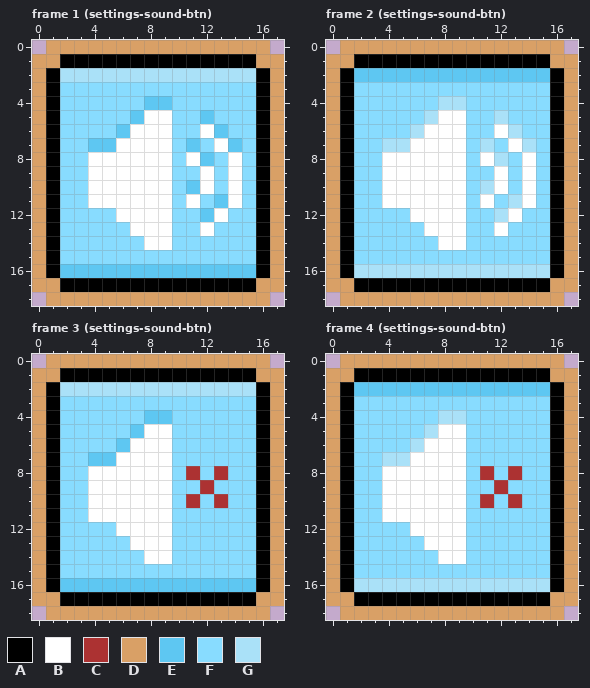
Two versions of one pixel-art file, src/UI/Settings/settings-buttons.aseprite. Above: the version before the commit.
18x19 pixels, 12 frames. Shown: frame 1 (settings-sound-btn), frame 2 (settings-sound-btn), frame 3 (settings-sound-btn), frame 4 (settings-sound-btn). The commit also changed other frames, which this record leaves out.
Palette (. is transparent): A #000000  B #ffffff  C #ac3232  D #d9a066  E #5ec7f2  F #88dcff  G #aae1f8
After the commit:
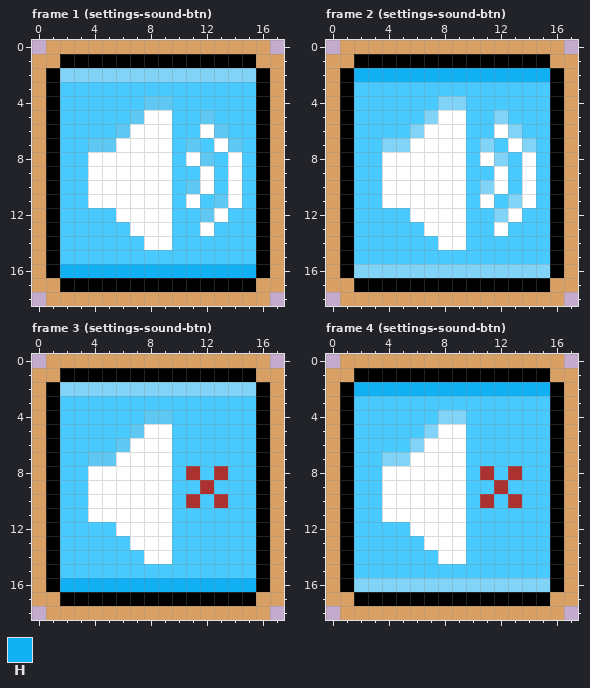
Colours new in this view: H #10b0f2
Diff:
@@ palette @@
-F #88dcff
+F #49caff
-G #aae1f8
+G #81d4f8
--- frame 1 (settings-sound-btn), layer "button bg"
@@ x 0..17 @@
 15 DAFFFFFFFFFFFFFFAD
-16 DAEEEEEEEEEEEEEEAD
+16 DAHHHHHHHHHHHHHHAD
 17 DDAAAAAAAAAAAAAADD
--- frame 2 (settings-sound-btn), layer "button bg"
@@ x 0..17 @@
  1 DDAAAAAAAAAAAAAADD
- 2 DAEEEEEEEEEEEEEEAD
+ 2 DAHHHHHHHHHHHHHHAD
  3 DAFFFFFFFFFFFFFFAD
--- frame 3 (settings-sound-btn), layer "button bg": the same change as frame 1 (settings-sound-btn)
--- frame 4 (settings-sound-btn), layer "button bg": the same change as frame 2 (settings-sound-btn)
Changed places in both pictures, as pixel boxes (x1, y1, x2, y2):
changed: (60, 68, 256, 278)
changed: (354, 68, 550, 278)
changed: (60, 382, 256, 592)
changed: (354, 382, 550, 592)
